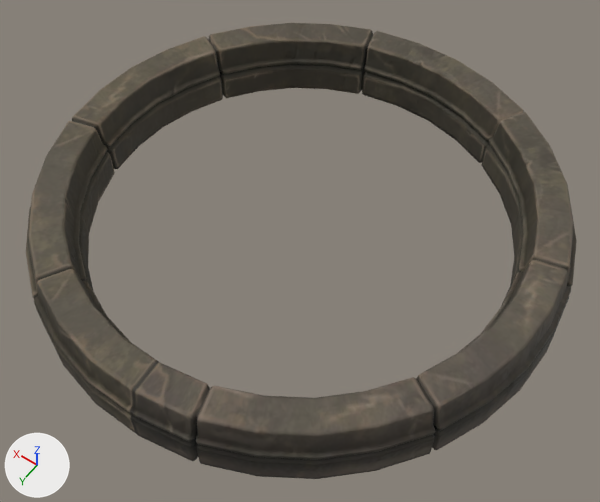
What one commit did to the FBX model project-steampunk/Assets/Art/Models/Props(needs sort)/make-your-own-steampunk-house/Models/Ground2.fbx.
Camera for both pictures: a camera (50 mm lens) standing at (-23.92, 6.62, 11.26) and looking at (-18.7, -0.69, -0.23). Arrows for +X, +Y and +Z are at lower left; the lights stay in place. Mesh edges are drawn as thin lines on the coarser meshes. Where no turn or scale is listed for an object, it has been applied to the vertices.
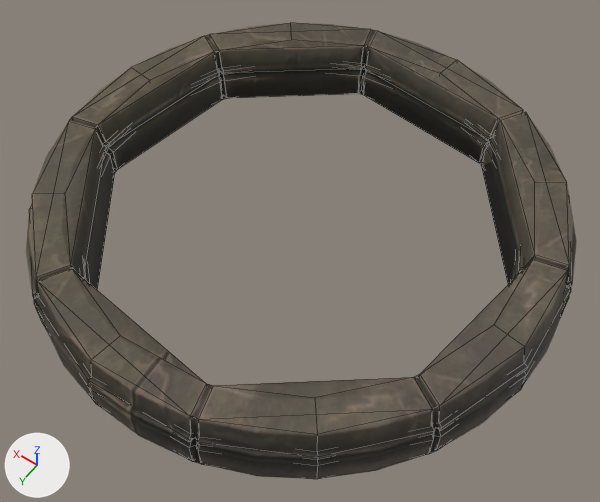
The newer file is also turned or shifted as a whole; pictures and numbers use the older file's frame.

Scene script edits in JSON lines:
```json
{"op": "add", "block": "me_cube_007", "code": ["me_cube_007 = bpy.data.meshes.new('Cube.007')", "me_cube_007.from_pydata(...)  # 95 vertices, 81 faces; spans x -4.61..4.6, y -4.55..4.55, z -0.62..0.47", "me_cube_007.materials.append(mat_stone_trims_001)"]}
{"op": "add", "block": "me_cube_006", "code": ["me_cube_006 = bpy.data.meshes.new('Cube.006')", "me_cube_006.from_pydata(...)  # 495 vertices, 478 faces; spans x -4.68..4.68, y -4.69..4.69, z -0.62..0.47", "me_cube_006.materials.append(mat_stone_trims_001)"]}
{"op": "add", "block": "ob_ground2_lod02", "code": ["ob_ground2_lod02 = bpy.data.objects.new('Ground2_LOD02', me_cube_007)", "ob_ground2_lod02.location = (-18.37, -1.18, 0.3)"]}
{"op": "add", "block": "ob_ground2_lod01", "code": ["ob_ground2_lod01 = bpy.data.objects.new('Ground2_LOD01', me_cube_006)", "ob_ground2_lod01.location = (-18.37, -1.18, 0.3)"]}
```

Where the change shows, as pixel boxes (x1, y1, x2, y2) in the pictures (600 x 502 px):
```json
{"object": "Ground2_LOD02", "change": "added", "after": [65, 30, 569, 464]}
{"object": "Ground2_LOD01", "change": "added", "after": [35, 40, 539, 438]}
```
